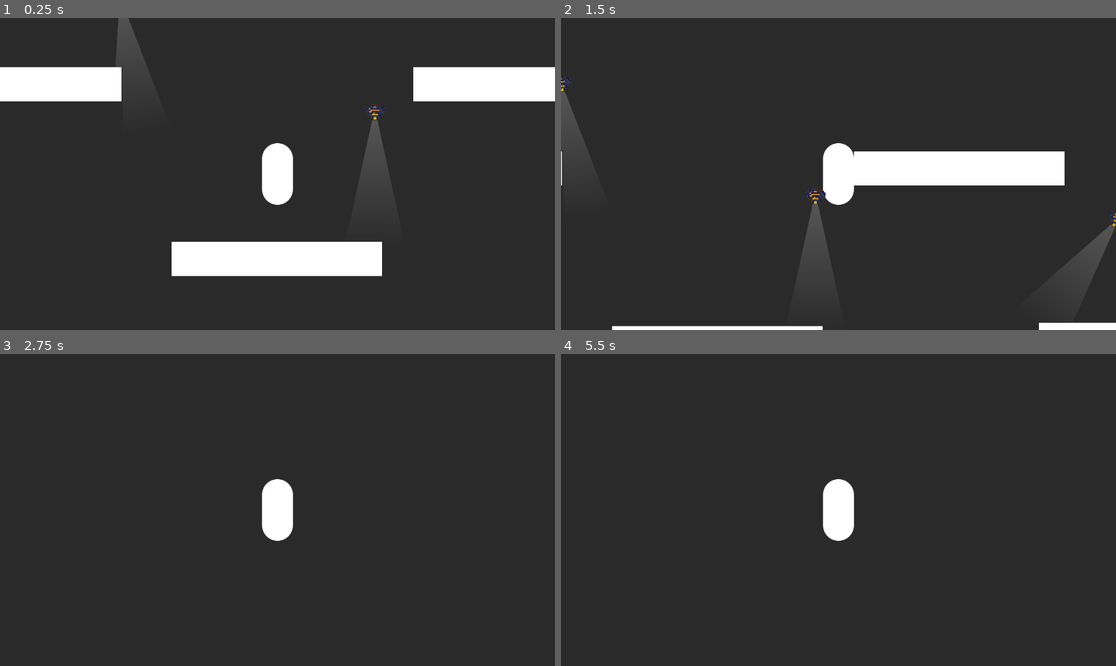
Above: before the commit, frames 1-4 (two rows, left to right).
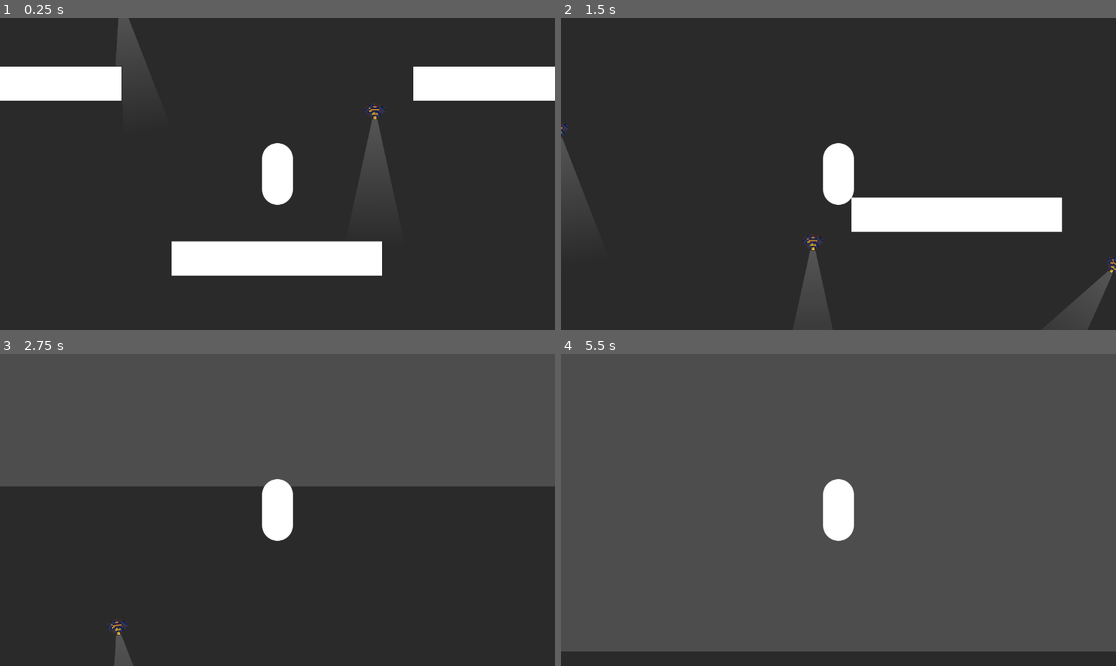
Above: after the commit, the same moments.

Repository: cookiemonsternz/SLIFT-Public
Game: Godot game, scene res://scenes/test.tscn
Two runs of this game, one before a commit and one after it. Both use one fixed random seed, a clock stepped at 60 frames per second and the inputs below.
Inputs (mouse positions are in pixels of both pictures, inside the frame that each line leads up to):
- Up to frame 1 (0.25 s): no input
- Up to frame 2 (1.5 s): move the mouse to (810, 236) at 0.52 s; hold D (move_right) from 0.53 s (still down); tap Space (player_jump) at 0.6, 0.77, 1.07 s; move the mouse to (1005, 220) at 1.27 s; click (1005, 220) at 1.35 s
- Up to frame 3 (2.75 s): tap Space (player_jump) at 1.52, 1.55, 1.82, 2.3 s; move the mouse to (111, 463) at 2.02 s; release D (move_right) at 2.03 s; hold A (move_left) from 2.03 s (still down); right-click (111, 463) at 2.1 s
- Up to frame 4 (5.5 s): move the mouse to (866, 510) at 2.77 s; tap Space (player_jump) at 2.85, 3.02, 3.32, 3.77, 3.8, 4.07, 4.52, 4.55, 4.82, 5.1 s; move the mouse to (755, 432) at 3.52 s; click (755, 432) at 3.6 s; move the mouse to (960, 494) at 4.27 s; release A (move_left) at 4.28 s; hold D (move_right) from 4.28 s (still down); right-click (960, 494) at 4.35 s; move the mouse to (727, 525) at 5.02 s

The runs differ from the first frame. In frame 1, 0.5% of the frame differs, in the area x 0-100%, y 15-83%; in frame 2, 11%; in frame 3, 43%; in frame 4, 94%, in the area x 0-100%, y 0-96%.

Commit message:
Refactored Nios code, various other code cleanup

Diff:
--- a/scenes/player.tscn
+++ b/scenes/player.tscn
@@ -47,13 +47,13 @@
 point_count = 2
 
 [sub_resource type="CapsuleShape2D" id="CapsuleShape2D_eru5a"]
-radius = 32.0
-height = 128.0
+radius = 30.0
+height = 122.0
 
 [sub_resource type="OccluderPolygon2D" id="OccluderPolygon2D_l5py8"]
 polygon = PackedVector2Array(-5, -64, 7, -65, 17, -61, 26, -53, 32, -40, 32, 17, 32, 43, 23, 56, 12, 64, -11, 64, -25, 55, -32, 40, -33, 18, -33, -38, -28, -50, -20, -58, -12, -63)
 
-[node name="Player" type="CharacterBody2D" node_paths=PackedStringArray("grapple_origin", "rope1", "rope2", "raycast", "player_physics_follow", "jump_buffer_timer", "coyote_time_timer", "ground_cast", "player", "velocity_timer", "health_component", "do_delete_timer") groups=["Player"]]
+[node name="Player" type="CharacterBody2D" node_paths=PackedStringArray("grapple_origin", "rope1", "rope2", "raycast", "player_physics_follow", "jump_buffer_timer", "coyote_time_timer", "ground_cast", "player", "health_component", "do_delete_timer") groups=["Player"]]
 collision_layer = 8
 collision_mask = 13
 script = ExtResource("1_x5w3x")
@@ -71,7 +71,6 @@
 player = NodePath(".")
 gravity_strength = 700.0
 coyote_time_time = 0.25
-velocity_timer = NodePath("VelocityTimer")
 health_component = NodePath("Health Component")
 do_delete_timer = NodePath("Timer")
 
--- a/scripts/characters/player.gd
+++ b/scripts/characters/player.gd
@@ -59,7 +59,6 @@
 @export_subgroup("Movement")
 @export var move_speed = 500.0 # Movement speed
 @export var coyote_time_time = 0.1 # Time in seconds to allow a coyote jump
-@export var velocity_timer: Timer
 @export var slow_speed = 800
 @export var mantain_speed = 0
 @export var stop_speed = 1600
@@ -72,20 +71,10 @@
 var can_coyote: bool = false
 var coyote_jump_available := true
 var coyote_timer_reset := true
-var velocity_track = true
-var velocity_apply = false
-var velocity_slide_change = true
-var velocity_add = 0
-var move_mode_two = false
-var velocity_can_change = true
-var velocity_new = null
-var light_exposure = 0
-var barrier = false
-var current_move_mode = MoveStates.GROUND
-var craig = true
-var ruckus = 0
-var slow_down = false
-enum MoveStates {
+var current_move_mode := MoveModes.GROUND
+var is_sliding := false
+var vel_x: float = 0
+enum MoveModes {
 	GROUND,
 	AIR
 }
@@ -103,118 +92,107 @@
 	jump_buffer_timer.wait_time = jump_buffer_time
 
 func _process(delta: float) -> void:
-	var velocity_add = player_physics_follow.linear_velocity.x
 	match current_move_mode:
-		MoveStates.GROUND:
-			var input_chosen = Input.get_axis("move_left", "move_right")
-			var hit_jump = Input.is_action_just_pressed("player_jump")
-			var is_on_floor = is_on_floor()
-
-
-			if light_exposure >= 20:
-				modulate = Color(1.0, 0.0, 0.0)
-
-			if is_on_floor() and barrier == true and move_mode_two == true:
-				player.velocity.x = ruckus
-				slow_down = true
-
-			if is_on_floor and slow_down == true and move_mode_two == true:
-				if ruckus > -25 and ruckus < 25:
-					craig = false
-					barrier = false
-					ruckus = 0
-					move_mode_two = false
-				if ruckus > 0 and craig == true and input_chosen < 0:
-					ruckus -= stop_speed * delta
-					slow_down = false
-				if ruckus > 0 and craig == true and input_chosen == 0:
-					ruckus -= slow_speed * delta
-					slow_down = false
-				if ruckus > 0 and craig == true and input_chosen > 0:
-					ruckus -= mantain_speed * delta
-					slow_down = false
-
-				if ruckus < 0 and craig == true and input_chosen > 0:
-					ruckus += stop_speed * delta
-					slow_down = false
-				if ruckus < 0 and craig == true and input_chosen < 0:
-					ruckus += mantain_speed * delta
-					slow_down = false
-				if ruckus < 0 and craig == true and input_chosen == 0:
-					ruckus += slow_speed * delta
-					slow_down = false
-
-			if is_on_ceiling():
-				print("ceiling")
-
-			if is_on_floor:
-
-				can_coyote = true
-				coyote_timer_reset = true
-
-			if can_coyote and velocity.y > 0 and coyote_timer_reset:
-				coyote_time_timer.start()
-				coyote_timer_reset = false
-
-			if not is_on_floor and can_coyote and hit_jump and coyote_time_timer.time_left > 0:
-				velocity.y = jump_velocity
-
-			if not is_on_floor:
-				velocity.y += gravity_strength * delta
-
-			if not is_on_floor and hit_jump:
-				jump_buffer_timer.start()
-
-			if is_on_floor and jump_buffer_timer.time_left >  0:
-				velocity.y = jump_velocity
-				jump_buffer_timer.stop()
-
-			if hit_jump and is_on_floor:
-				craig = false
-				barrier = false
-				ruckus = 0
-				move_mode_two = false
-				can_coyote = false
-				velocity.y = jump_velocity
-
-			if is_on_floor() and velocity_apply == true:
-				move_mode_two = true
-
-			if not barrier:
-				velocity.x = move_speed * input_chosen
-
-			velocity *= 0.99
-
-			move_and_slide()
-		MoveStates.AIR:
-			global_position = global_position.move_toward(player_physics_follow.global_position, 800)
-			if not ground_cast.is_colliding():
-				barrier = false
-			velocity_add = player_physics_follow.linear_velocity.x
-			if ground_cast.is_colliding() and do_delete_timer.is_stopped():
-				if barrier == false:
-					ruckus = velocity_add
-					barrier = true
-				current_move_mode = MoveStates.GROUND
-				velocity_timer.start()
-				velocity_can_change = false
-				if spring_joints[1] != null:
-					spring_joints[1].queue_free()
-					rope2.disable()
-				if spring_joints[0] != null:
-					spring_joints[0].queue_free()
-					rope1.disable()
+		MoveModes.GROUND:
+			handle_ground_movement(delta)
+		MoveModes.AIR:
+			handle_air_movement()
+
+
+func handle_ground_movement(delta: float):
+	var input_chosen = Input.get_axis("move_left", "move_right")
+	var hit_jump = Input.is_action_just_pressed("player_jump")
+	var on_floor = is_on_floor()
+
+	if can_coyote and velocity.y > 0 and coyote_timer_reset:
+		coyote_time_timer.start()
+		coyote_timer_reset = false
+
+	if not on_floor and can_coyote and hit_jump and coyote_time_timer.time_left > 0:
+		velocity.y = jump_velocity
+
+	if not on_floor and hit_jump:
+		jump_buffer_timer.start()
+
+	if on_floor and jump_buffer_timer.time_left >  0:
+		velocity.y = jump_velocity
+		jump_buffer_timer.stop()
+
+	if hit_jump and on_floor:
+		is_sliding = false
+		can_coyote = false
+		velocity.y = jump_velocity
+
+	if on_floor:
+		can_coyote = true
+		coyote_timer_reset = true
+	else:
+		velocity.y += gravity_strength * delta
+
+	if is_sliding:
+		handle_sliding(input_chosen, delta)
+		player.velocity.x = vel_x
+	else:
+		velocity.x = move_speed * input_chosen
+
+	move_and_slide()
+
+func handle_sliding(input_chosen: float, delta: float):
+	# If we have low velocity change back to regular move mode
+		if vel_x > -25 and vel_x < 25:
+			is_sliding = false
+			vel_x = 0
+
+		# Case for sliding right when holding left
+		if vel_x > 0 and input_chosen < 0:
+			vel_x -= stop_speed * delta
+		# Case for sliding right when holding nothing
+		if vel_x > 0 and input_chosen == 0:
+			vel_x -= slow_speed * delta
+		# Case for sliding left when holding right
+		if vel_x > 0 and input_chosen > 0:
+			vel_x -= mantain_speed * delta
+		# Case for sliding left when holding right
+		if vel_x < 0 and input_chosen > 0:
+			vel_x += stop_speed * delta
+		# Case for sliding left when holding left
+		if vel_x < 0 and input_chosen < 0:
+			vel_x += mantain_speed * delta
+		# Case for sliding right when holding nothing
+		if vel_x < 0 and input_chosen == 0:
+			vel_x += slow_speed * delta
+
+func handle_air_movement():
+	# Set position to the rigidbody position
+	global_position = player_physics_follow.global_position
+
+	if not ground_cast.is_colliding():
+		is_sliding = false
+
+	# If the player is on the ground and the timer that starts when player leaves ground is stopped (eg the timer has runout)
+	# we delete the arms and set the player to the ground state
+	if ground_cast.is_colliding() and do_delete_timer.is_stopped():
+
+		if is_sliding == false:
+			vel_x = player_physics_follow.linear_velocity.x
+			is_sliding = true
+
+		if spring_joints[1] != null:
+			spring_joints[1].queue_free()
+			rope2.disable()
+		if spring_joints[0] != null:
+			spring_joints[0].queue_free()
+			rope1.disable()
+
+		current_move_mode = MoveModes.GROUND
 
 func _physics_process(_delta: float) -> void:
 	handle_grapple_input()
 	match current_move_mode:
-		MoveStates.GROUND:
+		MoveModes.GROUND:
 			player_physics_follow.set_pos(global_position)
 			player_physics_follow.set_vel(velocity)
-		MoveStates.AIR:
-			velocity_apply = false
-			craig = true
-			move_mode_two = true
+		MoveModes.AIR:
 			if spring_joints[0] == null and spring_joints[1] == null and player_physics_follow.linear_velocity.x == 0 and player_physics_follow.linear_velocity.y == 0:
 				player_physics_follow.set_pos(Vector2(player_physics_follow.global_position.x, player_physics_follow.global_position.y - 1))
 
@@ -269,7 +247,7 @@
 					spring_joints[1] = create_spring_joint(global_position, grapple_target_positions[1], player_physics_follow, grapple_targets[1], grapple_distance_vectors[1].length(), grapple_distance_vectors[1].length() - rest_distance)
 					#if spring_joints[0] != null:
 						#spring_joints[0].rest_length = grapple_distance_vectors[1].length() - rest_distance
-			current_move_mode = MoveStates.AIR
+			current_move_mode = MoveModes.AIR
 
 func create_spring_joint(point_a: Vector2, point_b: Vector2, body_a: PhysicsBody2D, body_b: PhysicsBody2D, length: float, rest_length: float) -> DampedSpringJoint2D:
 
@@ -296,7 +274,3 @@
 	get_tree().root.add_child(spring)
 
 	return spring
-
-
-func _on_velocity_timer_timeout() -> void:
-	var velocity_new = velocity_add
